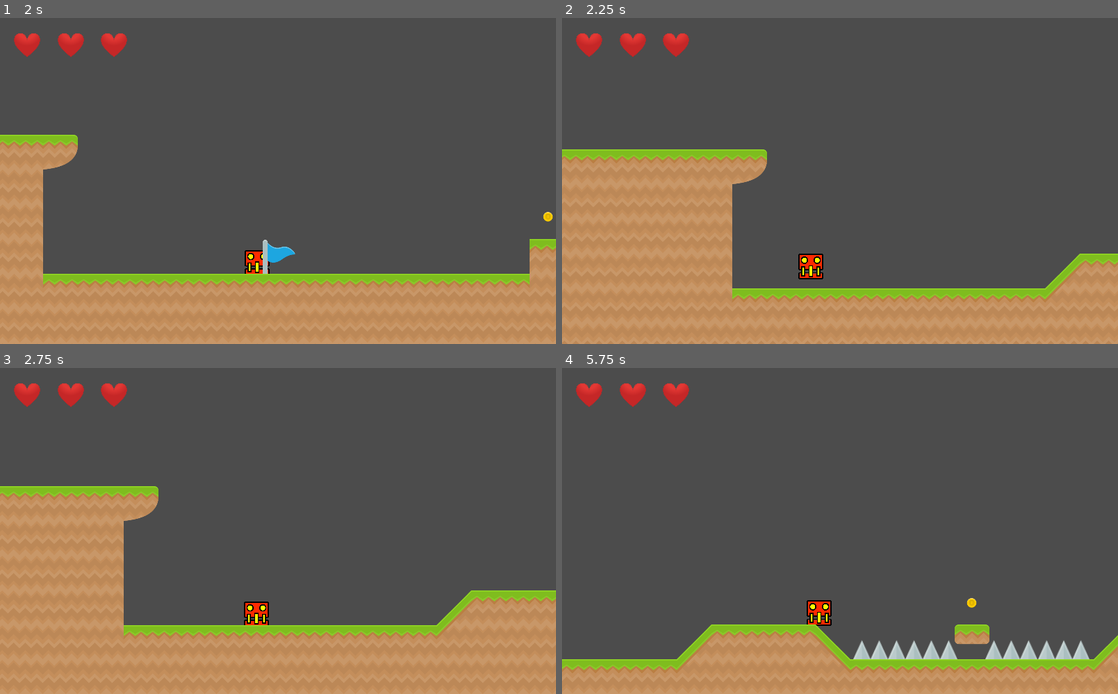
Above: before the commit, frames 1-4 (two rows, left to right).
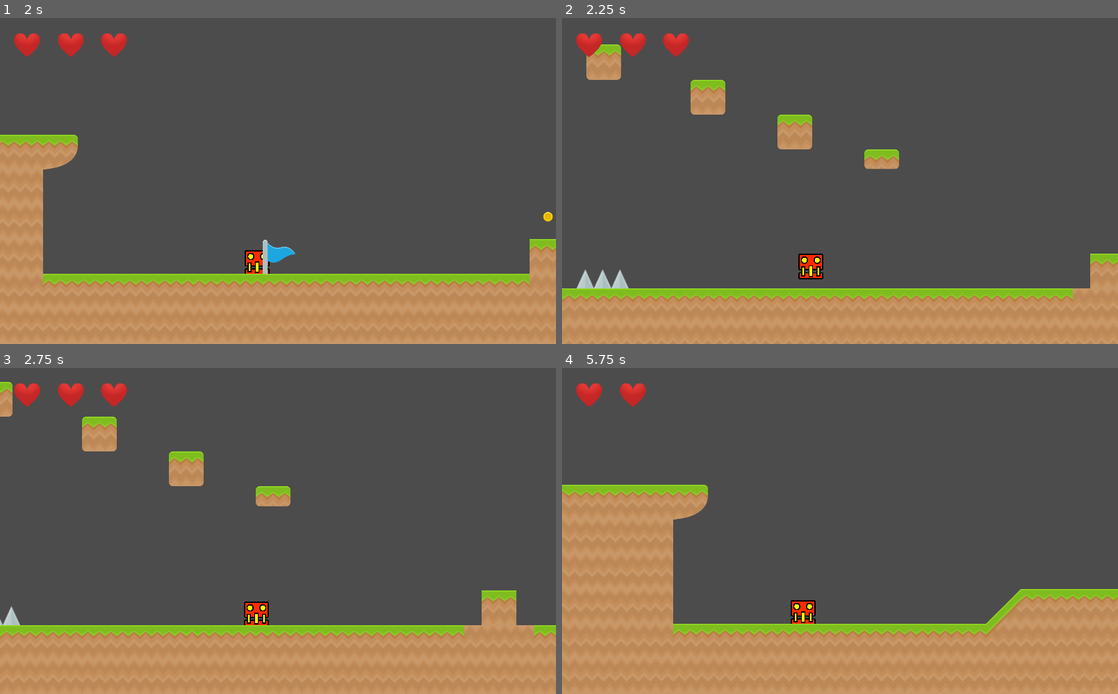
Above: after the commit, the same moments.

Repository: BianchiniMaxi/Programacion-de-Videojuegos-3--Bianchini-Maxi
Game: Godot game, scene res://Scenes/Menu.tscn
Same seed, same stepped clock (60 frames per second), same inputs: the game is played once before the commit and once after it.
Inputs:
- Up to frame 1 (2 s): click "START" at 0.5 s
- Up to frame 2 (2.25 s): click "SIGUIENTE NIVEL" at 2 s
- Up to frame 3 (2.75 s): no input
- Up to frame 4 (5.75 s): no input

Frame 1 is identical in both runs. In frame 2, 18% of the frame differs, in the area x 0-100%, y 8-87%; in frame 3, 15%; in frame 4, 22%, in the area x 0-100%, y 4-93%.

Commit message:
Update Nivel 2.tscn

Diff:
--- a/MyProyectGodot/Scenes/Nivel 2.tscn
+++ b/MyProyectGodot/Scenes/Nivel 2.tscn
@@ -429,7 +429,7 @@
 }
 
 [node name="Jugador" type="KinematicBody2D" parent="." groups=["Jugador"]]
-position = Vector2( 350, -100 )
+position = Vector2( 11000, -100 )
 script = ExtResource( 5 )
 textura1 = ExtResource( 1 )
 textura2 = ExtResource( 7 )
@@ -675,6 +675,57 @@
 "_edit_lock_": true
 }
 
+[node name="Pinche12" type="Area2D" parent="Pinches" groups=["Pinches"]]
+position = Vector2( 9250, -70 )
+scale = Vector2( 2.714, 2 )
+script = ExtResource( 11 )
+
+[node name="Pinches" type="Sprite" parent="Pinches/Pinche12"]
+texture = ExtResource( 12 )
+__meta__ = {
+"_edit_lock_": true
+}
+
+[node name="CollisionPolygon2D" type="CollisionPolygon2D" parent="Pinches/Pinche12"]
+polygon = PoolVector2Array( -35.0037, 35, -23.5814, 1, 23.5814, 1, 35.0037, 35 )
+__meta__ = {
+"_edit_lock_": true
+}
+
+[node name="Pinche13" type="Area2D" parent="Pinches" groups=["Pinches"]]
+position = Vector2( 9775, -70 )
+scale = Vector2( 2.714, 2 )
+script = ExtResource( 11 )
+
+[node name="Pinches" type="Sprite" parent="Pinches/Pinche13"]
+texture = ExtResource( 12 )
+__meta__ = {
+"_edit_lock_": true
+}
+
+[node name="CollisionPolygon2D" type="CollisionPolygon2D" parent="Pinches/Pinche13"]
+polygon = PoolVector2Array( -35.0037, 35, -23.5814, 1, 23.5814, 1, 35.0037, 35 )
+__meta__ = {
+"_edit_lock_": true
+}
+
+[node name="Pinche14" type="Area2D" parent="Pinches" groups=["Pinches"]]
+position = Vector2( 10300, -70 )
+scale = Vector2( 2.714, 2 )
+script = ExtResource( 11 )
+
+[node name="Pinches" type="Sprite" parent="Pinches/Pinche14"]
+texture = ExtResource( 12 )
+__meta__ = {
+"_edit_lock_": true
+}
+
+[node name="CollisionPolygon2D" type="CollisionPolygon2D" parent="Pinches/Pinche14"]
+polygon = PoolVector2Array( -35.0037, 35, -23.5814, 1, 23.5814, 1, 35.0037, 35 )
+__meta__ = {
+"_edit_lock_": true
+}
+
 [node name="Monedas" type="Node" parent="."]
 
 [node name="Moneda" type="Area2D" parent="Monedas" groups=["Monedas"]]
@@ -736,6 +787,70 @@
 }
 
 [node name="CollisionPolygon2D" type="CollisionPolygon2D" parent="Monedas/Moneda4"]
+polygon = PoolVector2Array( -7, -15, -14, -10, -18, -2, -17, 8, -9, 17, 1, 19, 8, 17, 12, 14, 17, 6, 17, -4, 14, -10, 8, -15, 1, -16 )
+__meta__ = {
+"_edit_lock_": true
+}
+
+[node name="Moneda5" type="Area2D" parent="Monedas" groups=["Monedas"]]
+position = Vector2( 9221, -1018 )
+script = ExtResource( 10 )
+
+[node name="Sprite" type="Sprite" parent="Monedas/Moneda5"]
+texture = ExtResource( 3 )
+__meta__ = {
+"_edit_lock_": true
+}
+
+[node name="CollisionPolygon2D" type="CollisionPolygon2D" parent="Monedas/Moneda5"]
+polygon = PoolVector2Array( -7, -15, -14, -10, -18, -2, -17, 8, -9, 17, 1, 19, 8, 17, 12, 14, 17, 6, 17, -4, 14, -10, 8, -15, 1, -16 )
+__meta__ = {
+"_edit_lock_": true
+}
+
+[node name="Moneda6" type="Area2D" parent="Monedas" groups=["Monedas"]]
+position = Vector2( 10306, -1018 )
+script = ExtResource( 10 )
+
+[node name="Sprite" type="Sprite" parent="Monedas/Moneda6"]
+texture = ExtResource( 3 )
+__meta__ = {
+"_edit_lock_": true
+}
+
+[node name="CollisionPolygon2D" type="CollisionPolygon2D" parent="Monedas/Moneda6"]
+polygon = PoolVector2Array( -7, -15, -14, -10, -18, -2, -17, 8, -9, 17, 1, 19, 8, 17, 12, 14, 17, 6, 17, -4, 14, -10, 8, -15, 1, -16 )
+__meta__ = {
+"_edit_lock_": true
+}
+
+[node name="Moneda7" type="Area2D" parent="Monedas" groups=["Monedas"]]
+position = Vector2( 9759, -248 )
+script = ExtResource( 10 )
+
+[node name="Sprite" type="Sprite" parent="Monedas/Moneda7"]
+texture = ExtResource( 3 )
+__meta__ = {
+"_edit_lock_": true
+}
+
+[node name="CollisionPolygon2D" type="CollisionPolygon2D" parent="Monedas/Moneda7"]
+polygon = PoolVector2Array( -7, -15, -14, -10, -18, -2, -17, 8, -9, 17, 1, 19, 8, 17, 12, 14, 17, 6, 17, -4, 14, -10, 8, -15, 1, -16 )
+__meta__ = {
+"_edit_lock_": true
+}
+
+[node name="Moneda8" type="Area2D" parent="Monedas" groups=["Monedas"]]
+position = Vector2( 12800, -509 )
+script = ExtResource( 10 )
+
+[node name="Sprite" type="Sprite" parent="Monedas/Moneda8"]
+texture = ExtResource( 3 )
+__meta__ = {
+"_edit_lock_": true
+}
+
+[node name="CollisionPolygon2D" type="CollisionPolygon2D" parent="Monedas/Moneda8"]
 polygon = PoolVector2Array( -7, -15, -14, -10, -18, -2, -17, 8, -9, 17, 1, 19, 8, 17, 12, 14, 17, 6, 17, -4, 14, -10, 8, -15, 1, -16 )
 __meta__ = {
 "_edit_lock_": true
@@ -865,10 +980,17 @@
 [connection signal="body_entered" from="Pinches/Pinche9" to="Pinches/Pinche9" method="_on_Pinche_body_entered"]
 [connection signal="body_entered" from="Pinches/Pinche10" to="Pinches/Pinche10" method="_on_Pinche_body_entered"]
 [connection signal="body_entered" from="Pinches/Pinche11" to="Pinches/Pinche11" method="_on_Pinche_body_entered"]
+[connection signal="body_entered" from="Pinches/Pinche12" to="Pinches/Pinche12" method="_on_Pinche_body_entered"]
+[connection signal="body_entered" from="Pinches/Pinche13" to="Pinches/Pinche13" method="_on_Pinche_body_entered"]
+[connection signal="body_entered" from="Pinches/Pinche14" to="Pinches/Pinche14" method="_on_Pinche_body_entered"]
 [connection signal="body_entered" from="Monedas/Moneda" to="Monedas/Moneda" method="_on_Moneda_body_entered"]
 [connection signal="body_entered" from="Monedas/Moneda2" to="Monedas/Moneda2" method="_on_Moneda_body_entered"]
 [connection signal="body_entered" from="Monedas/Moneda3" to="Monedas/Moneda3" method="_on_Moneda_body_entered"]
 [connection signal="body_entered" from="Monedas/Moneda4" to="Monedas/Moneda4" method="_on_Moneda_body_entered"]
+[connection signal="body_entered" from="Monedas/Moneda5" to="Monedas/Moneda5" method="_on_Moneda_body_entered"]
+[connection signal="body_entered" from="Monedas/Moneda6" to="Monedas/Moneda6" method="_on_Moneda_body_entered"]
+[connection signal="body_entered" from="Monedas/Moneda7" to="Monedas/Moneda7" method="_on_Moneda_body_entered"]
+[connection signal="body_entered" from="Monedas/Moneda8" to="Monedas/Moneda8" method="_on_Moneda_body_entered"]
 [connection signal="pressed" from="POP UPs/PopupPanel/Panel/TituloGanar/Boton Siguiente" to="." method="_on_Boton_Siguiente_pressed"]
 [connection signal="pressed" from="POP UPs/PopupPanel/Panel/TituloPerder/Container/Boton Reiniciar" to="." method="_on_Boton_Reiniciar_pressed"]
 [connection signal="pressed" from="POP UPs/PopupPanel/Panel/TituloPerder/Container/Boton Menu" to="." method="_on_Boton_Menu_pressed"]
